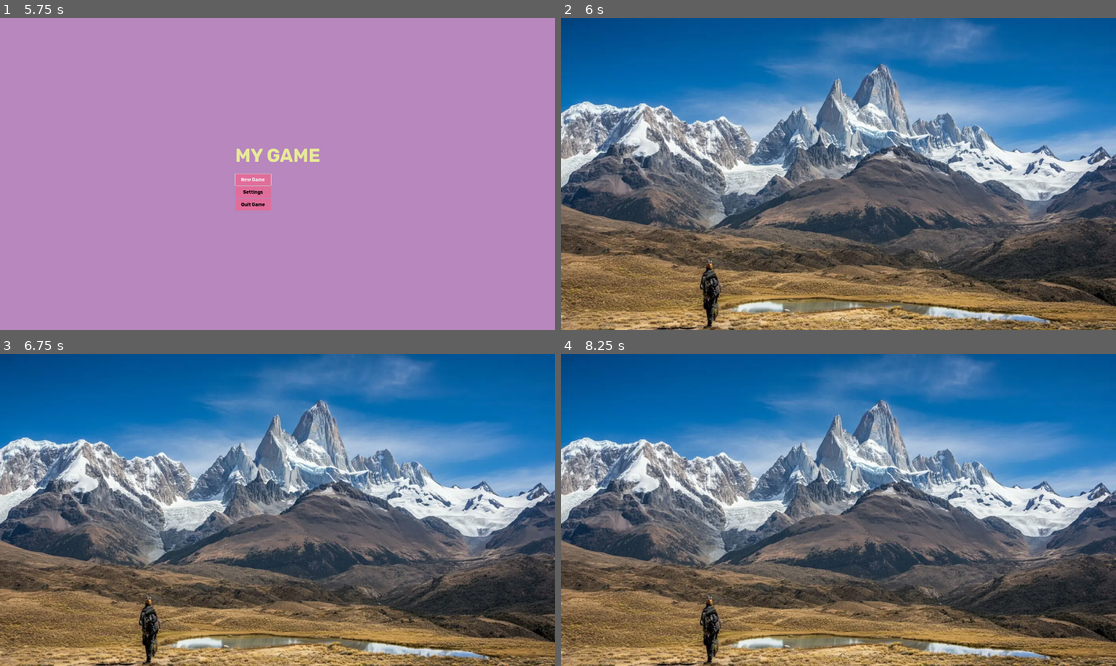
Above: before the commit, frames 1-4 (two rows, left to right).
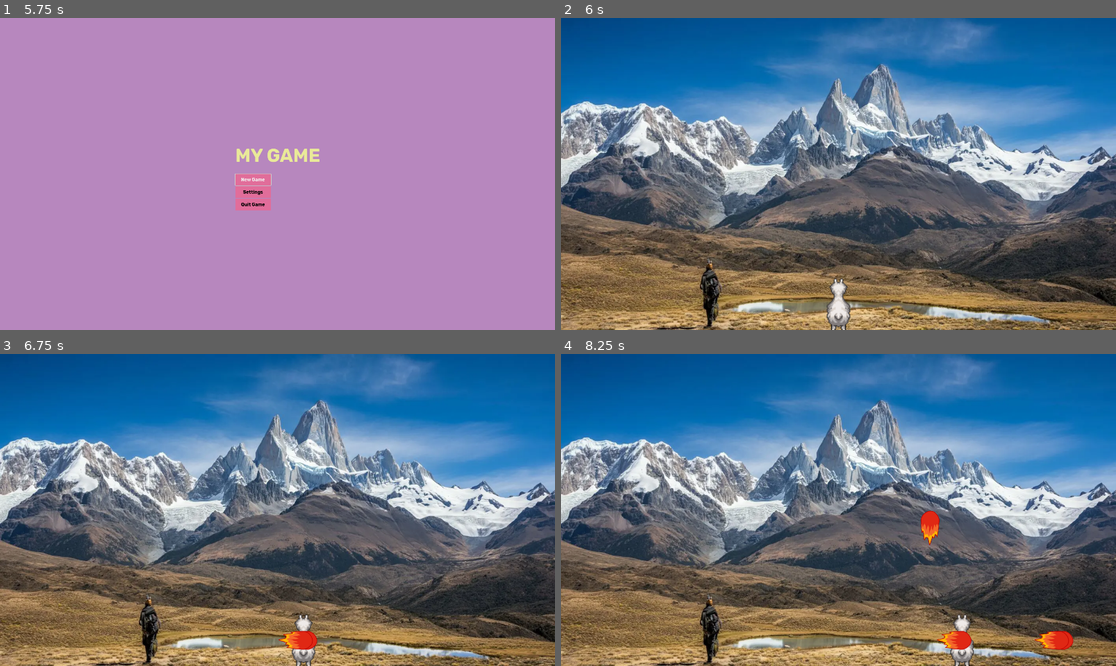
Above: after the commit, the same moments.

Repository: FabienSchmitt/Split
Game: Godot game, scene res://scenes/ui/splash_screen_manager.tscn
The game is run twice, just before and just after one commit, with the same random seed, the same clock (stepped at 60 frames per second) and the same inputs.
Inputs:
- Up to frame 1 (5.75 s): tap Enter at 0.5, 3.5 s; hold D (move_right) 0.53-1.28 s; tap Space (attack) at 0.6, 1.35, 2.1, 2.75, 2.85, 3.6, 4.35, 5.1 s; hold S (move_down) 1.28-2.03 s; hold D (move_right) 2.03-2.78 s; hold W (move_up) 2.78-3.53 s; hold A (move_left) 3.53-5.03 s; hold S (move_down) from 5.03 s (still down)
- Up to frame 2 (6 s): release S (move_down) at 5.75 s; click "New Game" at 5.75 s
- Up to frame 3 (6.75 s): tap Space (attack) at 6.5, 6.6 s; hold D (move_right) from 6.53 s (still down)
- Up to frame 4 (8.25 s): release D (move_right) at 7.28 s; hold W (move_up) 7.28-8.03 s; tap Space (attack) at 7.35, 8.1 s; hold D (move_right) from 8.03 s (still down)

Frame 1 is identical in both runs. In frame 2, 0.5% of the frame differs, in the area x 47-53%, y 83-100%; in frame 3, 0.6%; in frame 4, 1.2%, in the area x 64-93%, y 50-100%.

Commit message:
Sprite changes when moving

Diff:
--- a/scenes/main/main.tscn
+++ b/scenes/main/main.tscn
@@ -18,7 +18,7 @@
 texture = ExtResource("1_k2fmo")
 
 [node name="Player" parent="." unique_id=848951361 instance=ExtResource("1_iuonh")]
-position = Vector2(0, 435)
+position = Vector2(0, 462)
 
 [node name="CanvasLayer" type="CanvasLayer" parent="." unique_id=543200367]
 
--- a/scenes/player/player.tscn
+++ b/scenes/player/player.tscn
@@ -2,11 +2,27 @@
 
 [ext_resource type="Script" uid="uid://dssnisjsncl6b" path="res://scripts/player.gd" id="1_dovo2"]
 [ext_resource type="PackedScene" uid="uid://bf3e0s1qcjffn" path="res://scenes/player/spit.tscn" id="2_gmlin"]
-[ext_resource type="Texture2D" uid="uid://biqidafrfukg0" path="res://assets/sprites/Capture d'écran 2026-07-03 234955.png" id="3_gmlin"]
+[ext_resource type="Texture2D" uid="uid://bff3rpmv7j7bf" path="res://assets/sprites/lama-center-left-right.png" id="3_gmlin"]
 
 [sub_resource type="AtlasTexture" id="AtlasTexture_lvxji"]
 atlas = ExtResource("3_gmlin")
-region = Rect2(0, 0, 363, 479)
+region = Rect2(0, 0, 31, 69)
+
+[sub_resource type="AtlasTexture" id="AtlasTexture_gmlin"]
+atlas = ExtResource("3_gmlin")
+region = Rect2(0, 0, 31, 69)
+
+[sub_resource type="AtlasTexture" id="AtlasTexture_p47bc"]
+atlas = ExtResource("3_gmlin")
+region = Rect2(0, 69, 31, 69)
+
+[sub_resource type="AtlasTexture" id="AtlasTexture_75vfm"]
+atlas = ExtResource("3_gmlin")
+region = Rect2(0, 0, 31, 69)
+
+[sub_resource type="AtlasTexture" id="AtlasTexture_0owmy"]
+atlas = ExtResource("3_gmlin")
+region = Rect2(0, 138, 31, 69)
 
 [sub_resource type="SpriteFrames" id="SpriteFrames_lo2sf"]
 animations = [{
@@ -16,6 +32,28 @@
 }],
 "loop": 1,
 "name": &"idle",
+"speed": 5.0
+}, {
+"frames": [{
+"duration": 1.0,
+"texture": SubResource("AtlasTexture_gmlin")
+}, {
+"duration": 1.0,
+"texture": SubResource("AtlasTexture_p47bc")
+}],
+"loop": 1,
+"name": &"left_move",
+"speed": 5.0
+}, {
+"frames": [{
+"duration": 1.0,
+"texture": SubResource("AtlasTexture_75vfm")
+}, {
+"duration": 1.0,
+"texture": SubResource("AtlasTexture_0owmy")
+}],
+"loop": 1,
+"name": &"right_move",
 "speed": 5.0
 }]
 
@@ -27,9 +65,10 @@
 spit_scene = ExtResource("2_gmlin")
 
 [node name="AnimatedSprite2D" type="AnimatedSprite2D" parent="." unique_id=1172210751]
-scale = Vector2(0.5, 0.5)
+scale = Vector2(3, 3)
 sprite_frames = SubResource("SpriteFrames_lo2sf")
-animation = &"idle"
+animation = &"left_move"
+autoplay = "idle"
 
 [node name="CollisionShape2D" type="CollisionShape2D" parent="." unique_id=1838874130]
 shape = SubResource("CircleShape2D_dovo2")
--- a/scripts/player.gd
+++ b/scripts/player.gd
@@ -27,29 +27,34 @@
 	current_spit = spit
 
 func _physics_process(delta: float) -> void:
-
 	if Input.is_action_just_pressed("attack"):
 		attack()
 
-	# Get the input direction and handle the movement/deceleration.
-	# Can be -1, 0, 1
 	var current_direction := Input.get_axis("move_left", "move_right")
 	if current_direction != 0 && current_direction != player_facing_direction:
 		change_direction(current_direction)
 
 	if ray_cast_2d_right.is_colliding():
-		if( current_direction > 0):
+		if current_direction > 0:
 			current_direction = 0
 	if ray_cast_2d_left.is_colliding():
-		if( current_direction < 0):
+		if current_direction < 0:
 			current_direction = 0
 
 	if current_direction:
 		velocity.x = current_direction * SPEED
+		update_animation(current_direction)
 	else:
 		velocity.x = move_toward(velocity.x, 0, SPEED)
+		animated_sprite_2d.play("idle")
 
 	move_and_slide()
+
+func update_animation(direction: float) -> void:
+	if direction < 0:
+		animated_sprite_2d.play("left_move")
+	elif direction > 0:
+		animated_sprite_2d.play("right_move")
 
 func change_direction(direction: float) -> void:
 	player_facing_direction = direction
